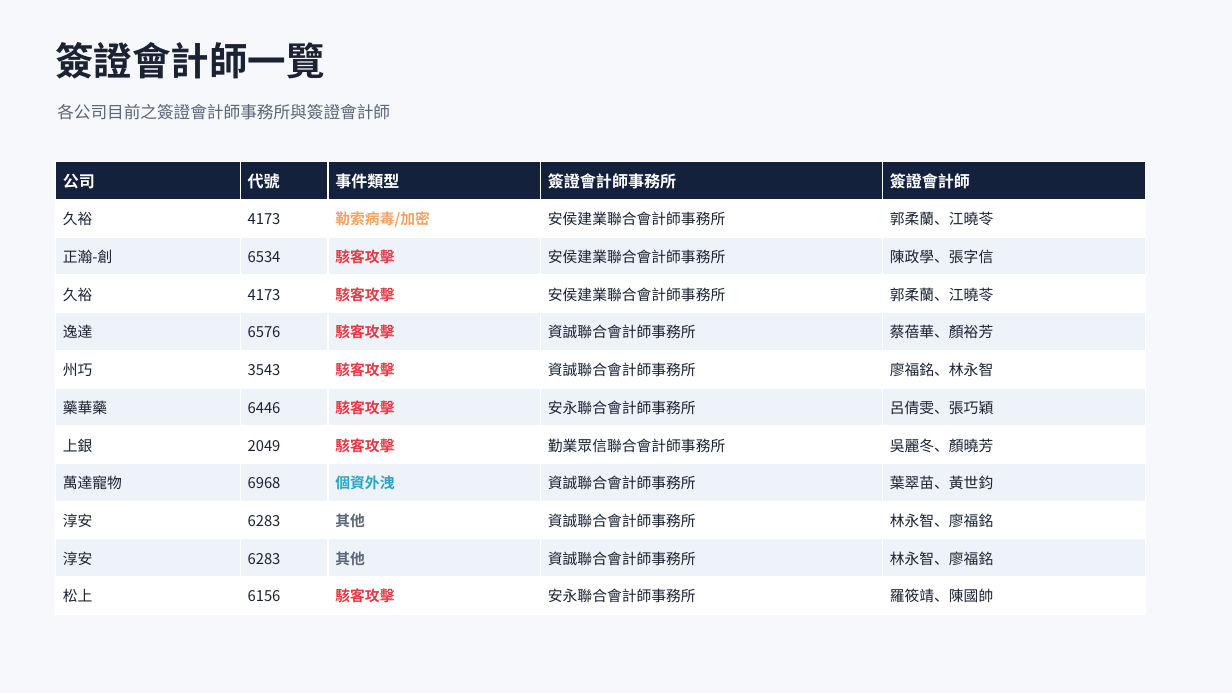
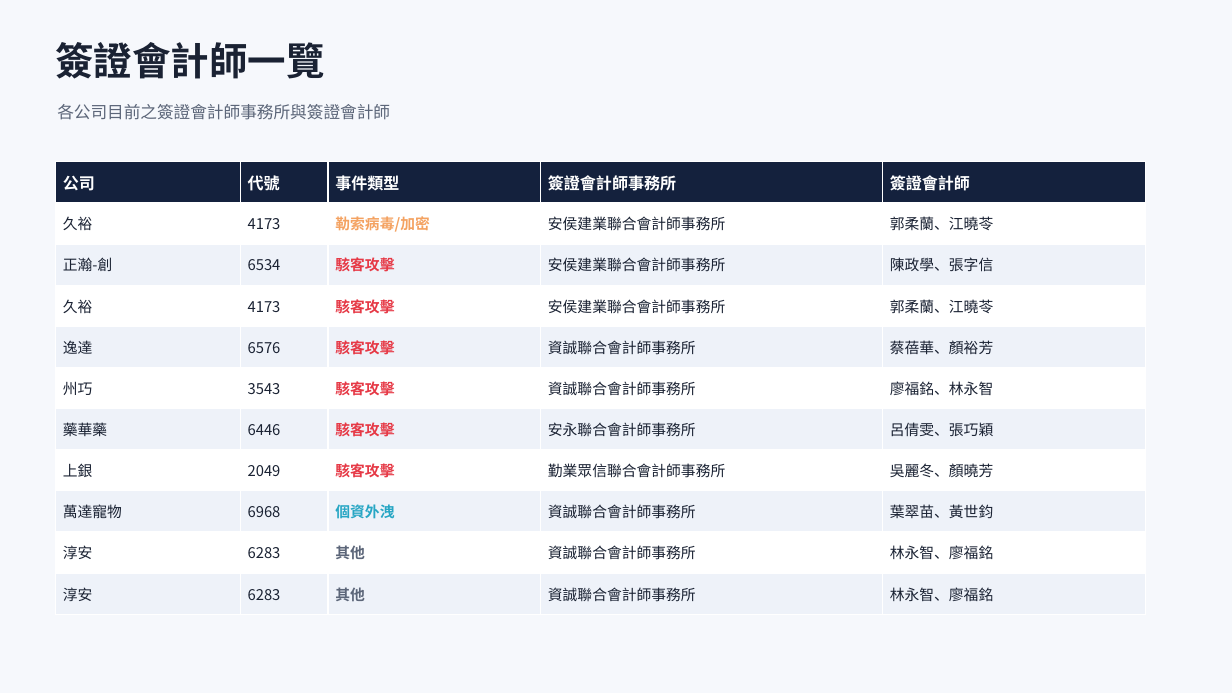
Before and after one commit to Johnnylin77/mops-isec-monitor, a slide deck: slide 4 of 資安事件因應分析.pptx. Drawn at 1232x693 pixels with LibreOffice and Linux fonts; fonts in the diff are those of the drawing. Boxes give left, top, right and bottom in pixels: in the first picture for what was removed or moved away, otherwise in the second. Text is boxed around its words. In the diff, an @@ line names an element or a change of style, - is before the commit and + after.

```diff
--- a/資安事件因應分析.pptx
+++ b/資安事件因應分析.pptx
@@ table at (55, 162, 1146, 615) @@
-row 12: 松上 | 6156 | 駭客攻擊 | 安永聯合會計師事務所 | 羅筱靖、陳國帥
```
Also in this commit, not shown: 4 other slides changed, 2 other files.
